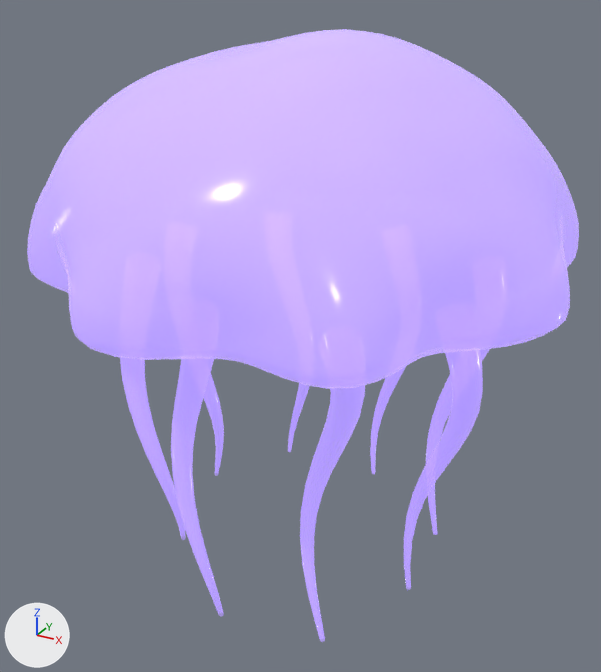
The glTF model art/artifacts/models/jellyfish.glb: old version first, new version second.
Both versions are drawn from a 50 mm camera at (0.0622, -0.1149, 0.0529) aimed at (0.0, -0.0018, -0.0036). The axes (+X, +Y, +Z) are drawn at lower left. The lights are the same throughout. The picture after the commit comes second.

The scene before the commit, as lines of its bpy script (objects in view):
```python
mat_jellyfish_mat = bpy.data.materials.new('jellyfish_mat')
mat_jellyfish_mat.use_nodes = True; mat_jellyfish_mat.node_tree.nodes.clear()
_N = mat_jellyfish_mat.node_tree.nodes; _L = mat_jellyfish_mat.node_tree.links
n0 = _N.new('ShaderNodeBsdfPrincipled'); n0.name = 'Principled BSDF'
n0.inputs[2].default_value = 0.15  # 'Roughness'
n0.inputs[27].default_value = (0.35, 0.25, 0.7, 1.0)  # 'Emission Color', purple #a089da
n0.inputs[28].default_value = 1.0  # 'Emission Strength'
n1 = _N.new('ShaderNodeOutputMaterial'); n1.name = 'Material Output'
n2 = _N.new('ShaderNodeMix'); n2.name = 'Mix'
n2.data_type = 'RGBA'
n2.blend_type = 'MULTIPLY'
n2.inputs[0].default_value = 1.0  # 'Factor'
n2.inputs[7].default_value = (0.75, 0.65, 1.0, 1.0)  # 'B', purple #e1d3ff
n3 = _N.new('ShaderNodeMath'); n3.name = 'Math'
n3.operation = 'MULTIPLY'
n3.inputs[1].default_value = 0.55  # 'Value'
n4 = _N.new('ShaderNodeVertexColor'); n4.name = 'Color Attribute'
_L.new(n0.outputs[0], n1.inputs[0])  # 'BSDF' to 'Surface'
_L.new(n2.outputs[2], n0.inputs[0])  # 'Result' to 'Base Color'
_L.new(n3.outputs[0], n0.inputs[4])  # 'Value' to 'Alpha'
_L.new(n4.outputs[0], n2.inputs[6])  # 'Color' to 'A'
_L.new(n4.outputs[1], n3.inputs[0])  # 'Alpha' to 'Value'
me_jellyfish = bpy.data.meshes.new('jellyfish')
me_jellyfish.from_pydata(...)  # 3458 vertices, 6784 faces; spans x -0.0436..0.0436, y -0.0436..0.0436, z -0.045..0.045
me_jellyfish.materials.append(mat_jellyfish_mat)
ob_jellyfish = bpy.data.objects.new('jellyfish', me_jellyfish)
ob_jellyfish.location = (0.0, 0.0, 0.0)
```
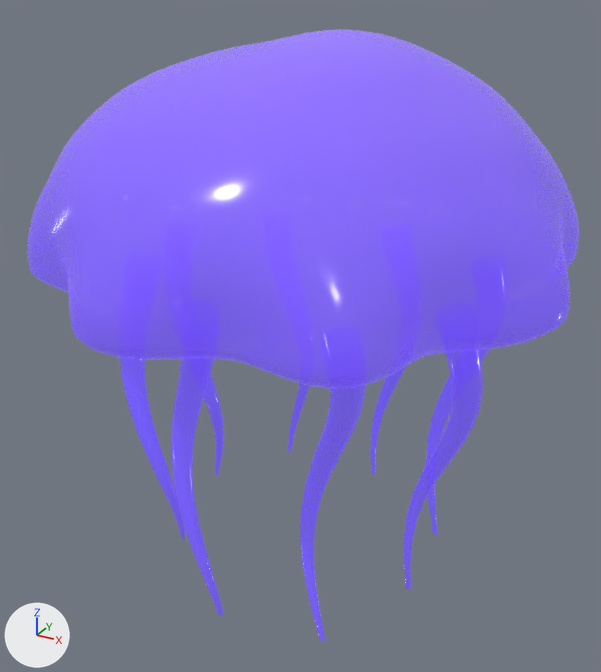
Pixel boxes (x1, y1, x2, y2) of what changed, in the pictures (601 x 672 px):
'jellyfish', recoloured, surface changed (purple to blue): (27, 29, 579, 642) in both
part 1 of me_jellyfish, recoloured (darker): (29, 121, 577, 327) in both
part 2 of me_jellyfish, recoloured (purple to blue): (27, 217, 579, 642) in both
part 3 of me_jellyfish, recoloured (pale blue to purple): (76, 29, 526, 172) in both

Patch to the scene script:
```diff
--- a/art/artifacts/models/jellyfish.glb.py
+++ b/art/artifacts/models/jellyfish.glb.py
@@ mat_jellyfish_mat @@
 n0 = _N.new('ShaderNodeBsdfPrincipled'); n0.name = 'Principled BSDF'
 n0.inputs[2].default_value = 0.15  # 'Roughness'
-n0.inputs[27].default_value = (0.35, 0.25, 0.7, 1.0)  # 'Emission Color', purple #a089da
+n0.inputs[27].default_value = (0.1, 0.0509, 0.448, 1.0)  # 'Emission Color', blue #5940b3
 n0.inputs[28].default_value = 1.0  # 'Emission Strength'
@@ mat_jellyfish_mat @@
 n2 = _N.new('ShaderNodeMix'); n2.name = 'Mix'
 n2.inputs[0].default_value = 1.0  # 'Factor'
-n2.inputs[7].default_value = (0.75, 0.65, 1.0, 1.0)  # 'B', purple #e1d3ff
+n2.inputs[7].default_value = (0.523, 0.38, 1.0, 1.0)  # 'B', purple #bfa6ff
 n3 = _N.new('ShaderNodeMath'); n3.name = 'Math'
@@ me_jellyfish @@
 me_jellyfish.from_pydata(...)  # 3458 vertices, 6784 faces; spans x -0.0436..0.0436, y -0.0436..0.0436, z -0.045..0.045
 # used by ob_jellyfish; location = (0.0, 0.0, 0.0)
+# me_jellyfish part 1: 1309 faces centred in x -0.0424..0.042, y -0.0422..0.0426, z 0.0162..0.0321 are repainted in the vertex colours; the middle colour goes from purple #d4c5f7 to purple #a88fed
+# me_jellyfish part 2: 4476 faces centred in x -0.0435..0.0435, y -0.0435..0.0436, z -0.0436..0.0159 are repainted in the vertex colours; the middle colour goes from purple #c1b0f1 to blue #886fe1
+# me_jellyfish part 3: 999 faces centred in x -0.0318..0.0318, y -0.0315..0.0321, z 0.032..0.045 are repainted in the vertex colours; the middle colour goes from pale blue #e5d8fc to purple #c9aff9
 me_jellyfish.materials.append(mat_jellyfish_mat)
```
